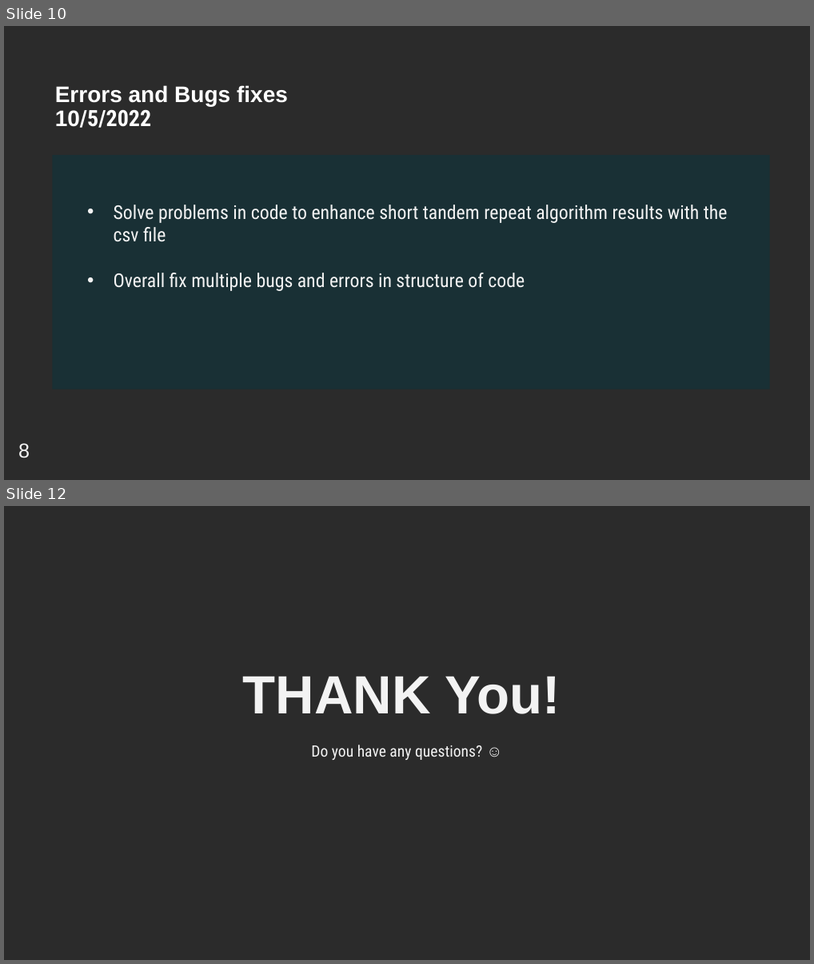
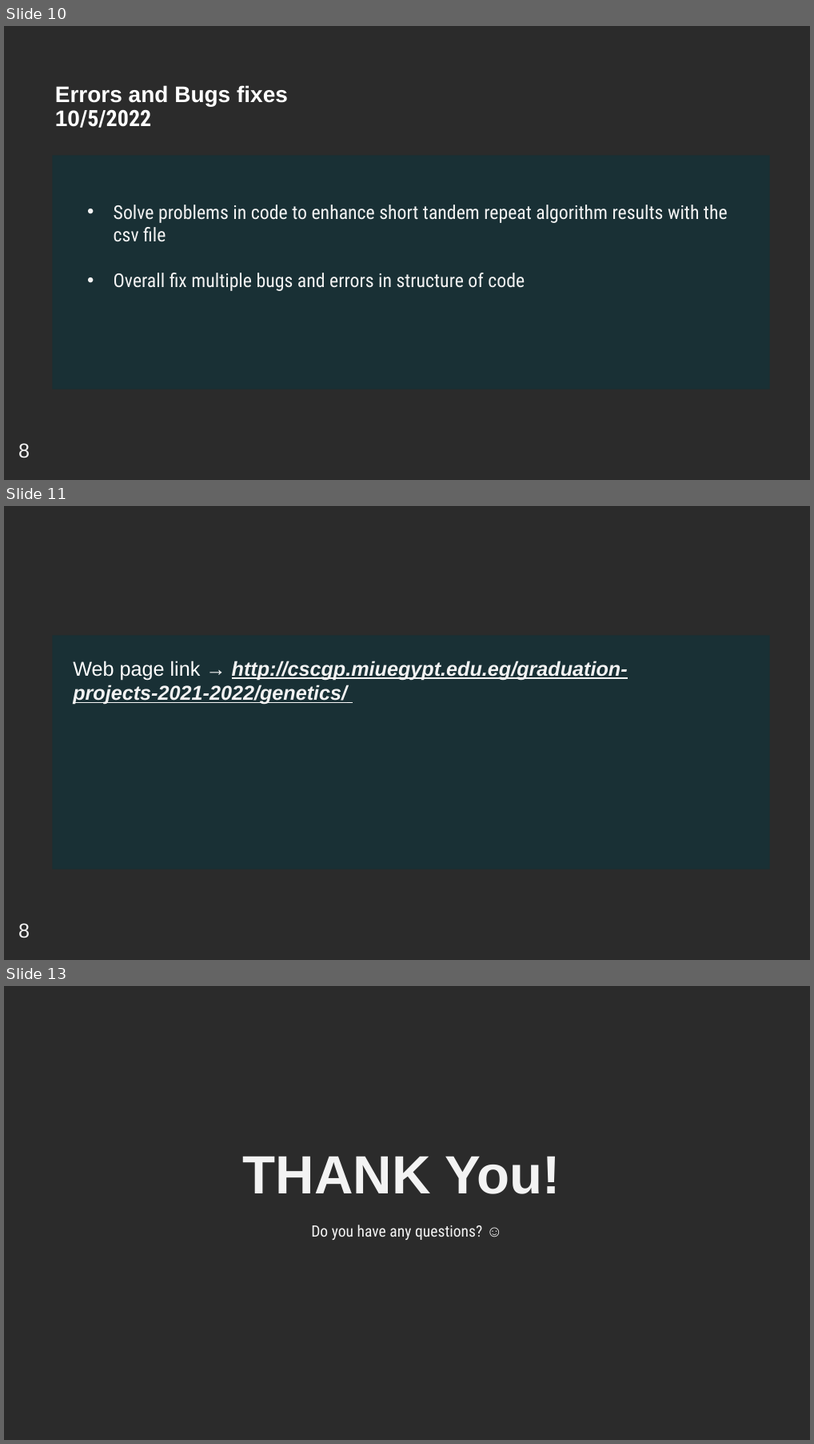
Before and after one commit to YoussifAssem/Genatac, a slide deck: E-Genetics/presentations/Genetics_Prototype.pptx. Shown one above the other, each under a label of ours: slides 10 and 12 before the commit, slides 10, 11 and 13 after it; the slides between them are not shown. The pictures are 814x964 and 814x1444 pixels, drawn with LibreOffice and Linux fonts; fonts in the diff are those of the drawing; background and template pictures are left out; a plain dark background stands for a picture behind light text. Boxes give left, top, right and bottom in pixels: in the first picture for what was removed or moved away, otherwise in the second. Text is boxed around its words. In the diff, an @@ line names an element or a change of style, - is before the commit and + after.

Commit message:
Edit files
Add web page link and remove non needed file

```diff
--- a/E-Genetics/presentations/Genetics_Prototype.pptx
+++ b/E-Genetics/presentations/Genetics_Prototype.pptx
@@ slide 11 added at [4,506,810,960], background picture (left out) @@
@@ rectangle added at [52,635,770,869], fill #0C343D at 57% opacity, 18 pt, text #F3F3F3, bold, italic, underline @@
+Web page link → http://cscgp.miuegypt.edu.eg/graduation-projects-2021-2022/genetics/
@@ text added at [18,923,30,938], 18 pt, text #F3F3F3 @@
+8
@@ what was slide 12 is now slide 13 @@
```
Also in this commit, not shown: 45 other files.
